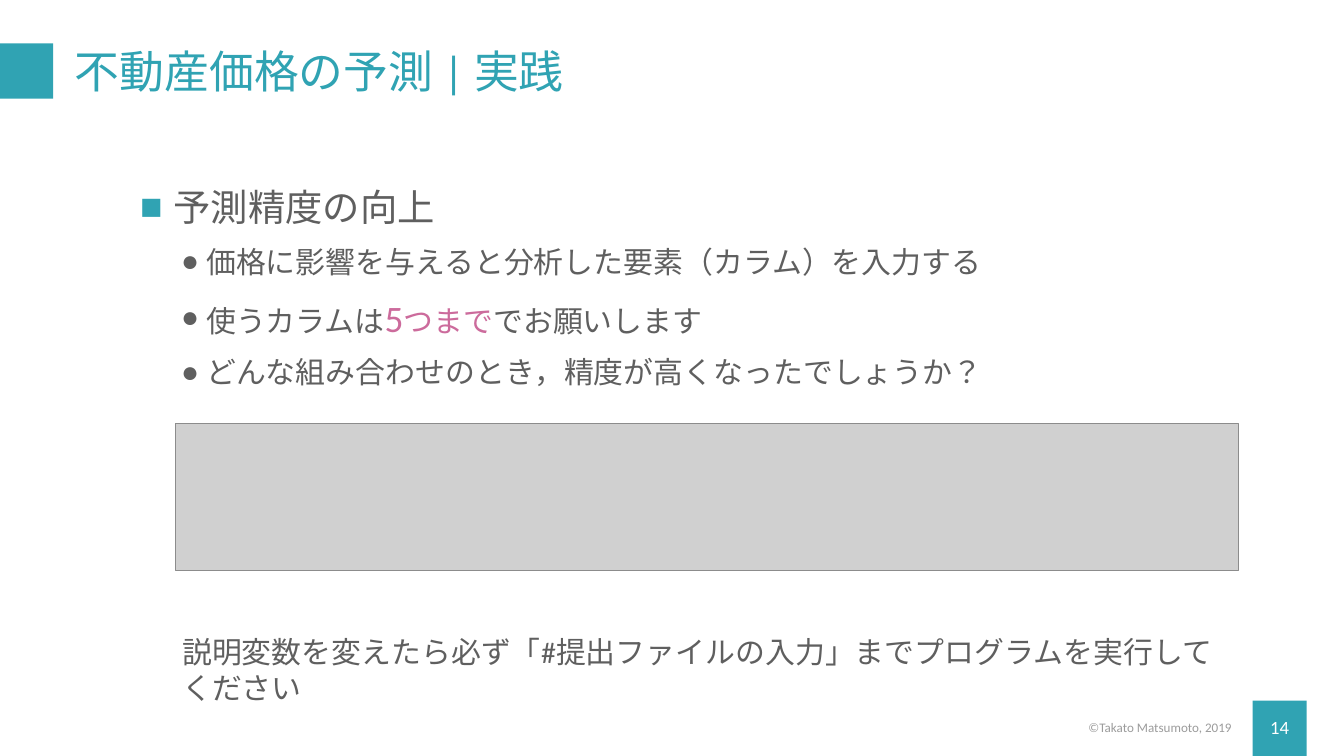
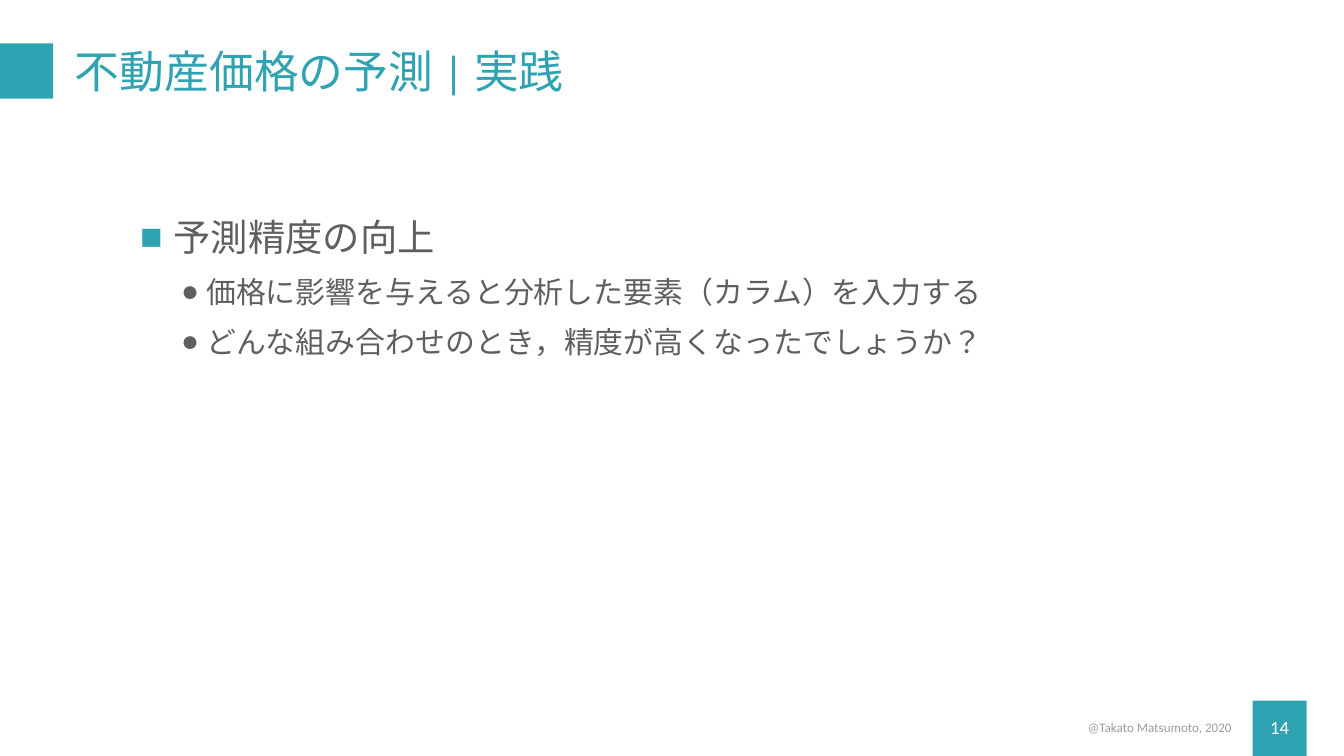
Before and after one commit to TakatoMatsumoto/data_policy_studies, a slide deck: slide 14 of chapter_1/pptx/2_practice.pptx. Drawn at 1344x756 pixels with LibreOffice and Linux fonts; fonts in the diff are those of the drawing; grey boxes stand for pictures. Boxes give left, top, right and bottom in pixels: in the first picture for what was removed or moved away, otherwise in the second. Text is boxed around its words. In the diff, an @@ line names an element or a change of style, - is before the commit and + after.

```diff
--- a/chapter_1/pptx/2_practice.pptx
+++ b/chapter_1/pptx/2_practice.pptx
@@ text at [206,307,384,335]: paragraph removed @@
-  ● 使うカラムは5つまででお願いします
@@ picture removed at [175,423,1238,570] @@
@@ text removed at [182,637,1212,701] @@
-説明変数を変えたら必ず「#提出ファイルの入力」までプログラムを実行してください
@@ text at [1088,723,1231,734]: text changed @@
-©︎Takato Matsumoto, 2019
+@Takato Matsumoto, 2020
```
Also in this commit, not shown: 12 other slides changed, 1 slide added, 2 slides removed, 45 other files.
